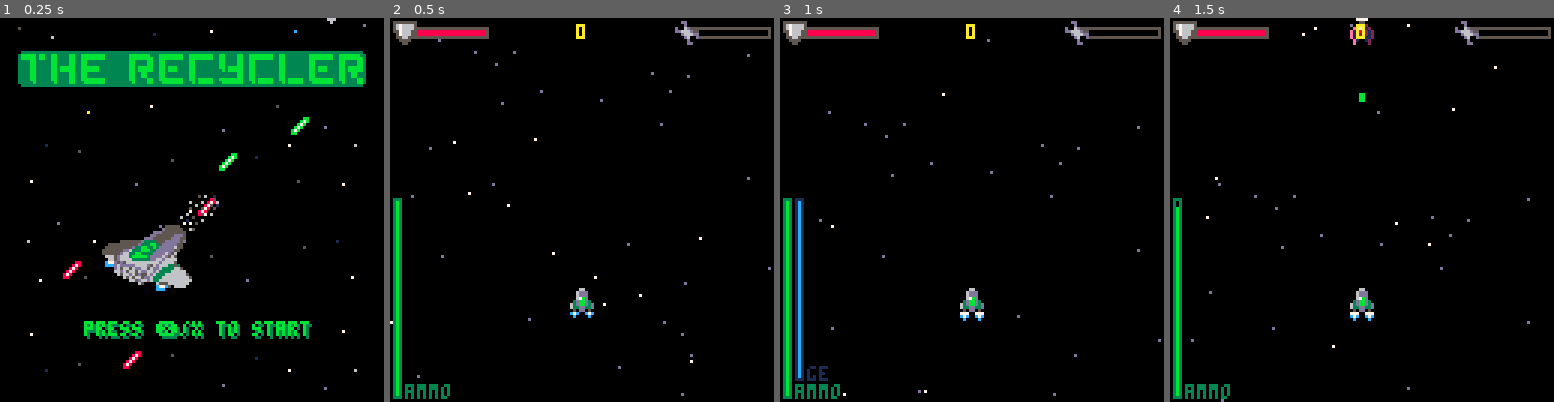
Above: before the commit, frames 1-4 (left to right).
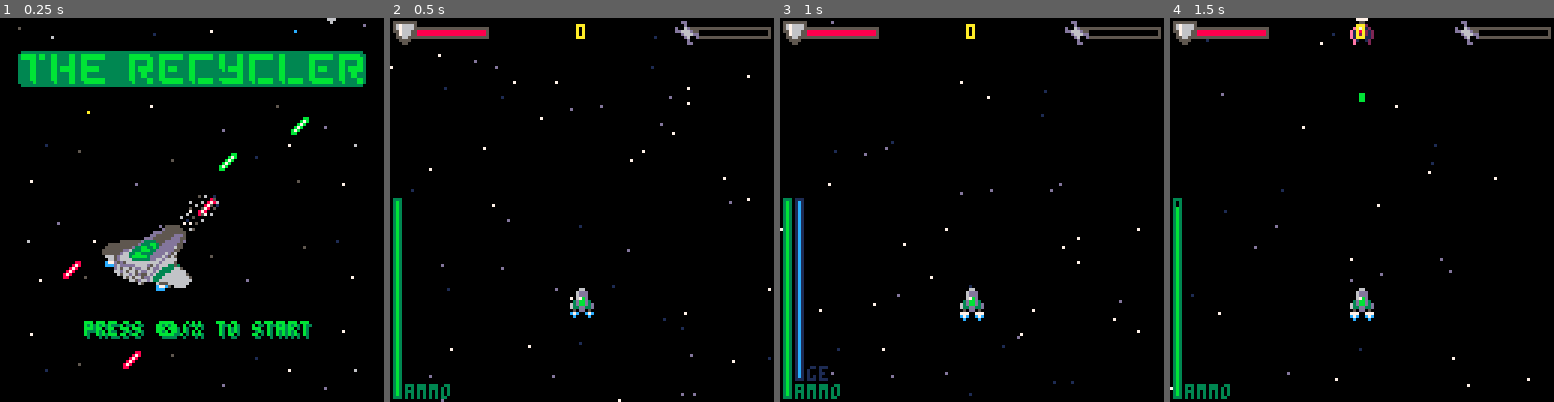
Above: after the commit, the same moments.

Repository: Sreaz0ne/the-recycler-p8
Game: PICO-8 cartridge the_recycler.p8
Two runs of this game, one before a commit and one after it. Both use one fixed random seed, a clock stepped at 60 frames per second and the inputs below.
Inputs:
- Up to frame 1 (0.25 s): no input
- Up to frame 2 (0.5 s): tap X (X key) at 0.33 s
- Up to frame 3 (1 s): tap O (Z key) at 0.7 s
- Up to frame 4 (1.5 s): tap X (X key) at 1.07 s

Frame 1 is identical in both runs. In frame 2, 0.5% of the frame differs, in the area x 0-100%, y 4-100%; in frame 3, 0.4%; in frame 4, 0.4%.

Commit message:
Improve stars

Diff:
--- a/the_recycler.p8
+++ b/the_recycler.p8
@@ -226,23 +226,16 @@
 
 function create_stars()
 	stars={}
-	for i=1,30 do
-		star={
+	for i=1,60 do
+		local s={
 			x=flr(rnd(128)),
 			y=rnd(128),
-			col=13,
-			speed=0.80
+			col=7,
+			speed=rnd(1.5)+0.5
 		}
-		add(stars,star)
-	end
-	for i=1,12 do
-		star={
-			x=rnd(128),
-			y=rnd(128),
-			col=7,
-			speed=2.80
-		}
-		add(stars,star)
+		if (s.speed < 1.2) s.col=13
+		if (s.speed < 0.7) s.col=1
+		add(stars,s)
 	end
 end
 
@@ -252,6 +245,10 @@
 		if s.y >= 128 then
 			s.y=-flr(rnd(128))
 			s.x=flr(rnd(128))
+			s.speed=rnd(1.5)+0.5
+			s.col=7
+			if (s.speed < 1) s.col=13
+			if (s.speed < 0.7) s.col=1
 		end
 	end
 end
